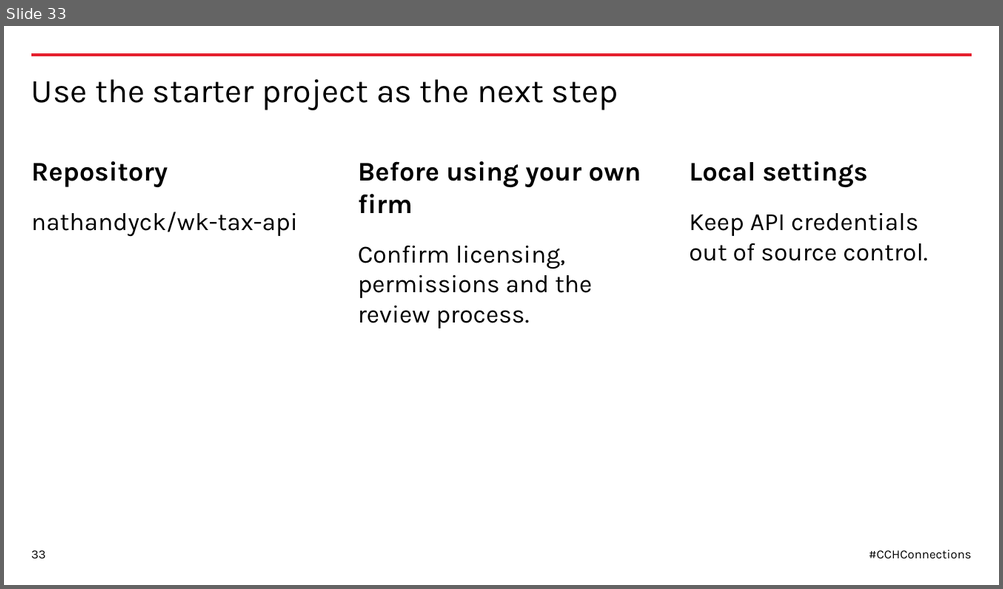
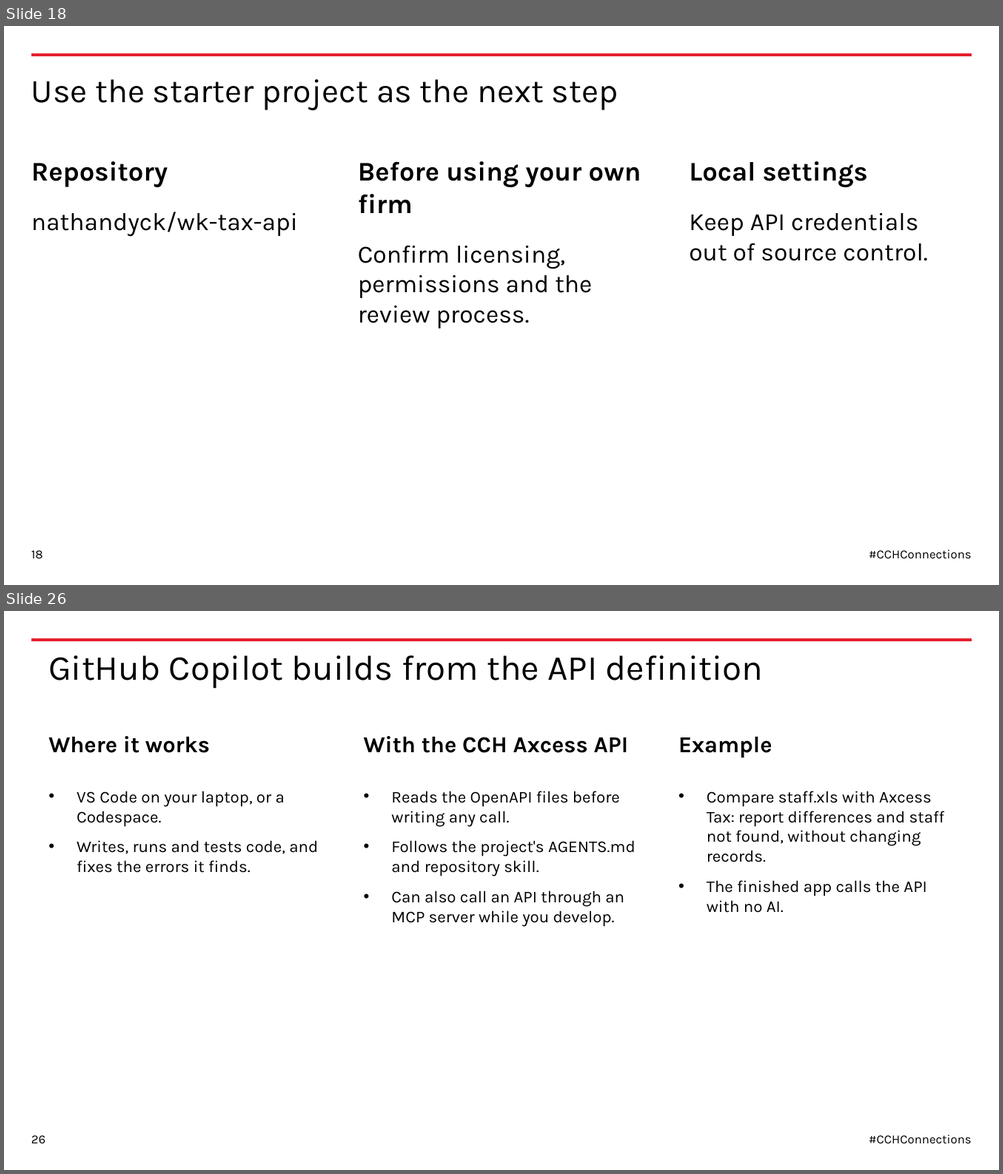
Before and after one commit to nathandyck/wk-tax-api, a slide deck: presentation/CCH-Connections-2026-WK-template.pptx. Shown one above the other, each under a label of ours: slide 33 before the commit, slides 18 and 26 after it; the slides between them are not shown. The pictures are 1003x589 and 1003x1174 pixels, drawn with LibreOffice and Linux fonts; fonts in the diff are those of the drawing. Boxes give left, top, right and bottom in pixels: in the first picture for what was removed or moved away, otherwise in the second. Text is boxed around its words. In the diff, an @@ line names an element or a change of style, - is before the commit and + after.

```diff
--- a/presentation/CCH-Connections-2026-WK-template.pptx
+++ b/presentation/CCH-Connections-2026-WK-template.pptx
@@ slide 26 added at (4,611,999,1170), background #FFFFFF; not listed: 1 template element that a slide beside it also shows @@
@@ title added at (48,655,763,688), 34 pt, text #000000 @@
+GitHub Copilot builds from the API definition
@@ text added at (48,736,210,753), 22 pt, text #000000, bold @@
+Where it works
@@ text added at (364,736,628,753), 22 pt, text #000000, bold @@
+With the CCH Axcess API
@@ text added at (678,737,772,758), 22 pt, text #000000, bold @@
+Example
@@ text added at (77,791,318,873), 16 pt, text #000000 @@
+• VS Code on your laptop, or a Codespace.
+• Writes, runs and tests code, and fixes the errors it finds.
@@ text added at (391,791,635,927), 16 pt, text #000000 @@
+• Reads the OpenAPI files before writing any call.
+• Follows the project's AGENTS.md and repository skill.
+• Can also call an API through an MCP server while you develop.
@@ text added at (706,791,945,913), 16 pt, text #000000 @@
+• Compare staff.xls with Axcess Tax: report differences and staff not found, without changing records.
+• The finished app calls the API with no AI.
@@ page number added at (31,1136,45,1144), 12 pt, text #000000 @@
+26
@@ text added at (868,1135,971,1145), 12 pt, text #000000 @@
+#CCHConnections
@@ what was slide 33 is now slide 18 @@
@@ page number at (31,551,43,560): text changed @@
-33
+18
```
Also in this commit, not shown: 21 slides changed, 9 other slides added, 10 slides removed.
